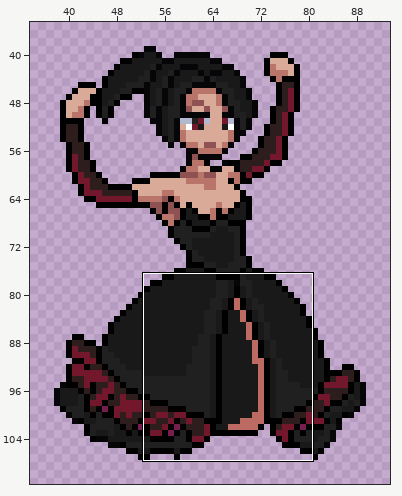
File history of a sprite sheet, imgs/carmilla/jumping/carmilla-jumping003.png. Above: a wide view before the commit, with the close-up outlined.
Close-up. Before:
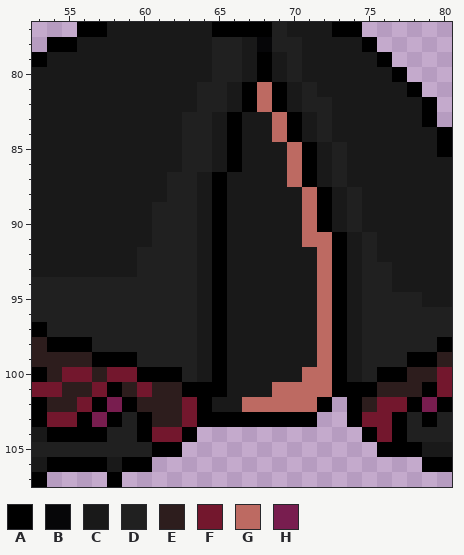
The file is 128x128 pixels. Shown: x 53..80, y 77..107. The wide view leaves out empty margins.
Palette (. is transparent): A #000000  B #060608  C #191919  D #202020  E #2d1d1d  F #73172d  G #bd6a62  H #781d4f
Pixels before, first column x 53:
 77 ...AACCCCCCCAAAADCCCAA......
 78 .AACCCCCCCCCDDCBDDCCCCA.....
 79 ACCCCCCCCCCCDDCACDCCCCCA....
 80 CCCCCCCCCCCCDDCACDCCCCCCA...
 81 CCCCCCCCCCCDDCAGACDCCCCCCA..
 82 CCCCCCCCCCCDDCAGACDDCCCCCCA.
 83 CCCCCCCCCCDDCACCGACDCCCCCCA.
 84 CCCCCCCCCCDDCACCGACDCCCCCCCA
 85 CCCCCCCCCCDDCACCCGACDCCCCCCA
 86 CCCCCCCCCCDDCACCCGACDCCCCCCC
 87 CCCCCCCCCDDCACCCCGACDCCCCCCC
 88 CCCCCCCCCDDCACCCCCGACDCCCCCC
 89 CCCCCCCCDDDCACCCCCGACDCCCCCC
 90 CCCCCCCCDDDCACCCCCGACDCCCCCC
 91 CCCCCCCCDDDCACCCCCGGACDCCCCC
 92 CCCCCCCDDDDCACCCCCCGACDCCCCC
 93 CCCCCCCDDDDCACCCCCCGACDDCCCC
 94 DDDDDDDDDDDCACCCCCCGACDDCCCC
 95 DDDDDDDDDDDCACCCCCCGACDDDDCC
 96 DDDDDDDDDDDCACCCCCCGACDDDDDD
 97 ADDDDDDDDDDCACCCCCCGACDDDDDD
 98 EAAADDDDDDDCACCCCCCGACDDDDDA
 99 EEEEAAADDDDCACCCCCCGACDDDAAE
100 AEFFEFFAAADCACCCCCGGACDAAEEF
101 FFEEFAEFEEAAACCCGGGGAAAEEEAF
102 AEEFAHAEEEFACCGGGGGA.AEFFAHA
103 AFFAHADAEEFAAAAAAAA..AFFADAD
104 CAAAADDAFFA...........AFADDD
105 DDDDDDDDAA.............AAACC
106 CAAAACAA..................AA
107 A....A......................
The same view after the edit:
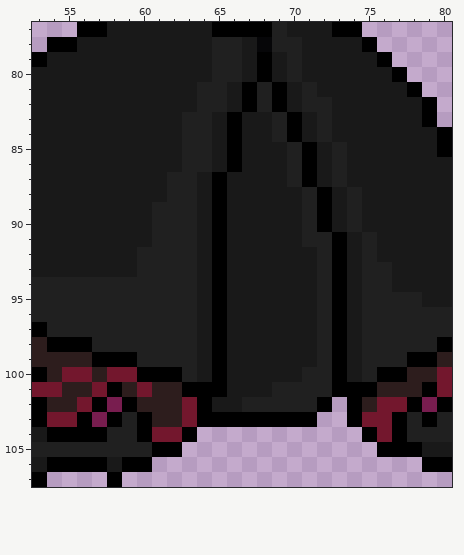
Changes in this commit:
{"y":81,"x":68,"old":"G","new":"D"}
{"y":82,"x":68,"old":"G","new":"D"}
{"y":83,"x":69,"old":"G","new":"D"}
{"y":84,"x":69,"old":"G","new":"D"}
{"y":85,"x":70,"old":"G","new":"D"}
{"y":86,"x":70,"old":"G","new":"D"}
{"y":87,"x":70,"old":"G","new":"D"}
{"y":88,"x":71,"old":"G","new":"D"}
{"y":89,"x":71,"old":"G","new":"D"}
{"y":90,"x":71,"old":"G","new":"D"}
{"y":91,"x":71,"old":"GG","new":"DD"}
{"y":92,"x":72,"old":"G","new":"D"}
{"y":93,"x":72,"old":"G","new":"D"}
{"y":94,"x":72,"old":"G","new":"D"}
{"y":95,"x":72,"old":"G","new":"D"}
{"y":96,"x":72,"old":"G","new":"D"}
{"y":97,"x":72,"old":"G","new":"D"}
{"y":98,"x":72,"old":"G","new":"D"}
{"y":99,"x":72,"old":"G","new":"D"}
{"y":100,"x":71,"old":"GG","new":"DD"}
{"y":101,"x":69,"old":"GGGG","new":"DDDD"}
{"y":102,"x":67,"old":"GGGGG","new":"DDDDD"}
{"label":"changed","picture_box":[242,82,332,412]}
